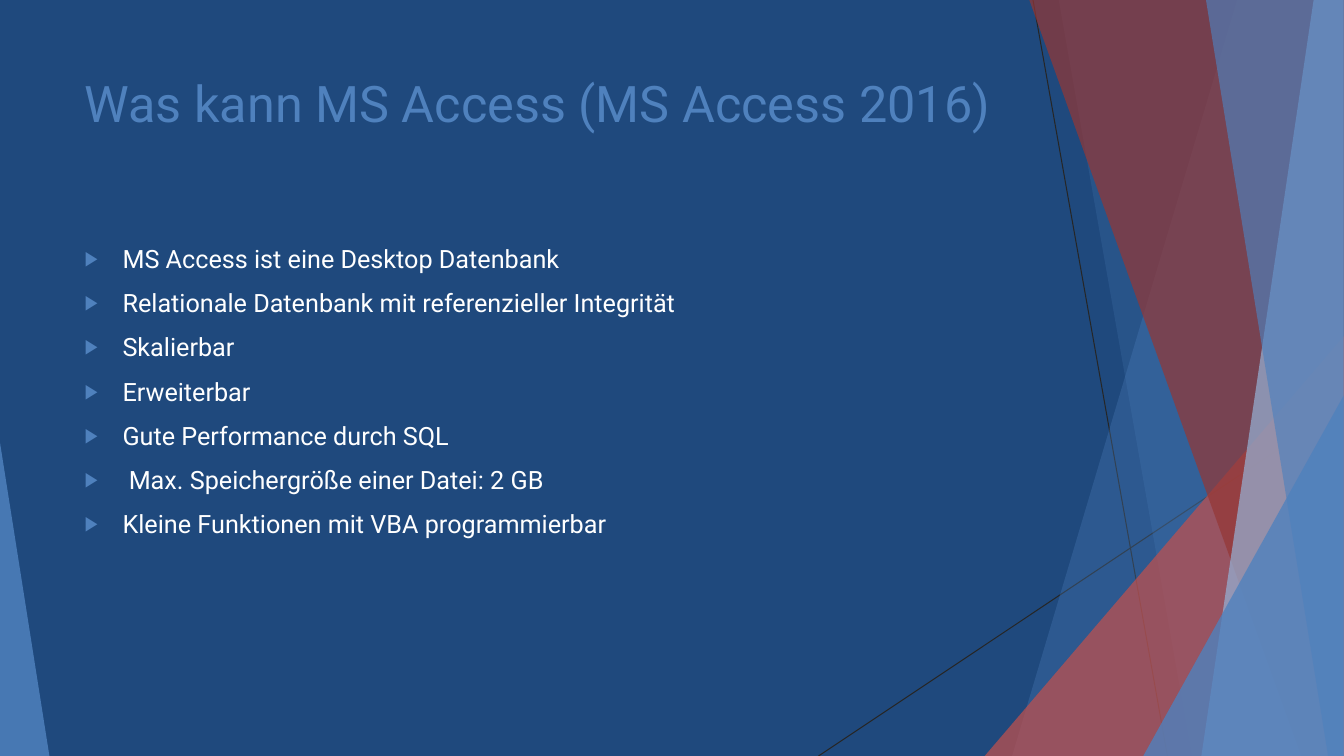
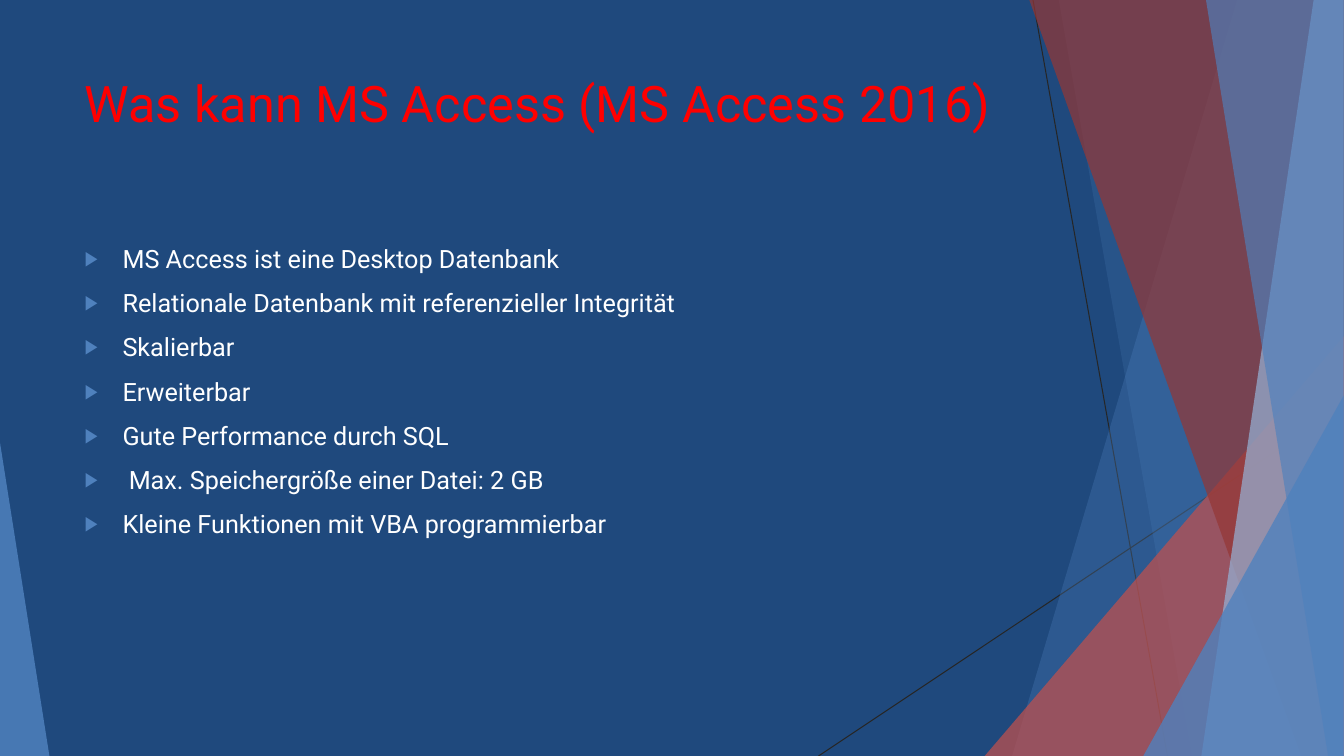
Before and after one commit to Grubchri/DBI, a slide deck: slide 2 of Microsoft Access.pptx. Drawn at 1344x756 pixels with LibreOffice and Linux fonts; fonts in the diff are those of the drawing. Boxes give left, top, right and bottom in pixels: in the first picture for what was removed or moved away, otherwise in the second. Text is boxed around its words. In the diff, an @@ line names an element or a change of style, - is before the commit and + after.

```diff
--- a/Microsoft Access.pptx
+++ b/Microsoft Access.pptx
@@ title "Was kann MS Access (MS ..." at (85, 82, 990, 134): text colour #4F81BD to #FF0000 @@
```
Also in this commit, not shown: 3 slides added, 1 slide removed, 1 other file.
